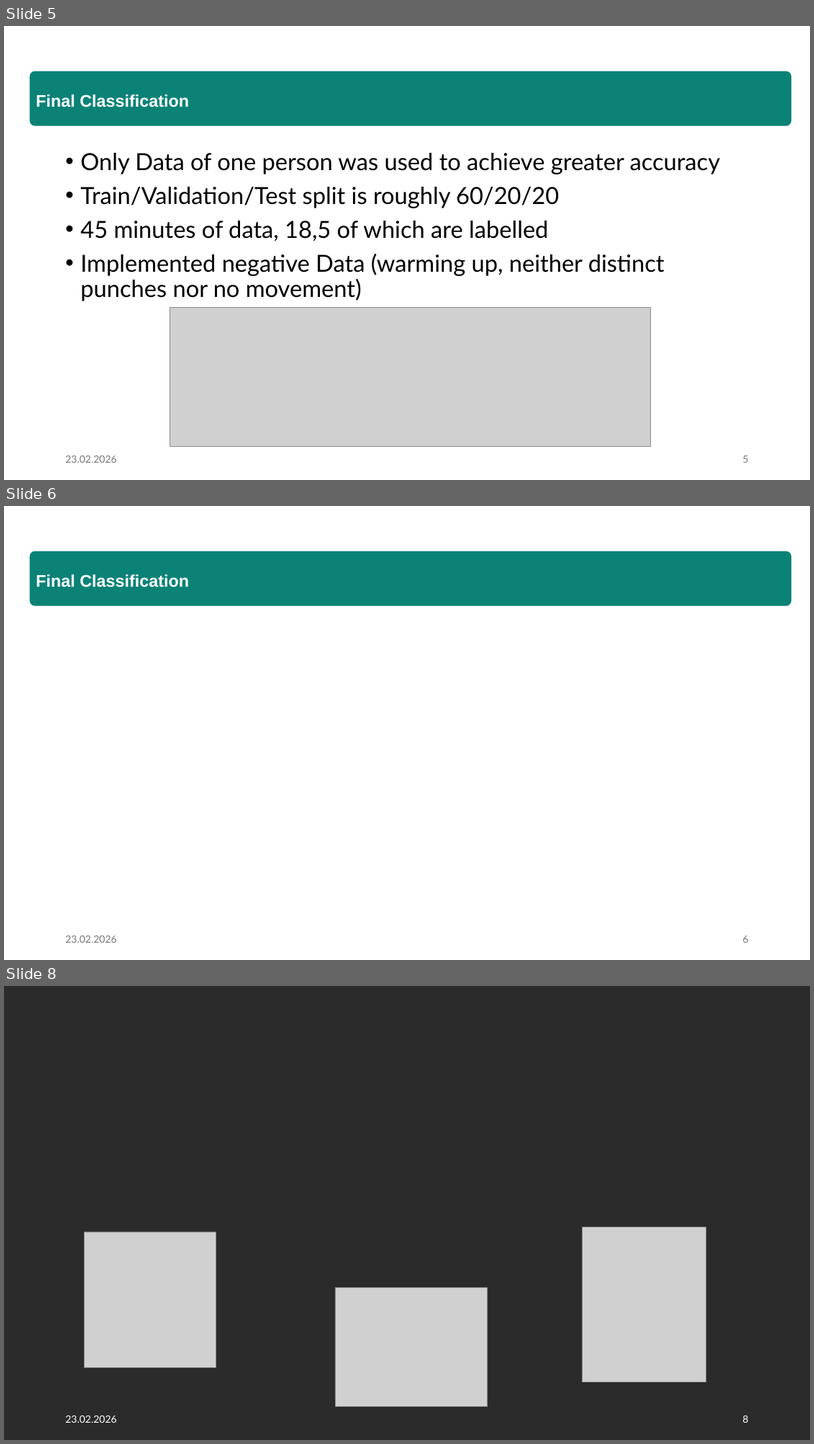
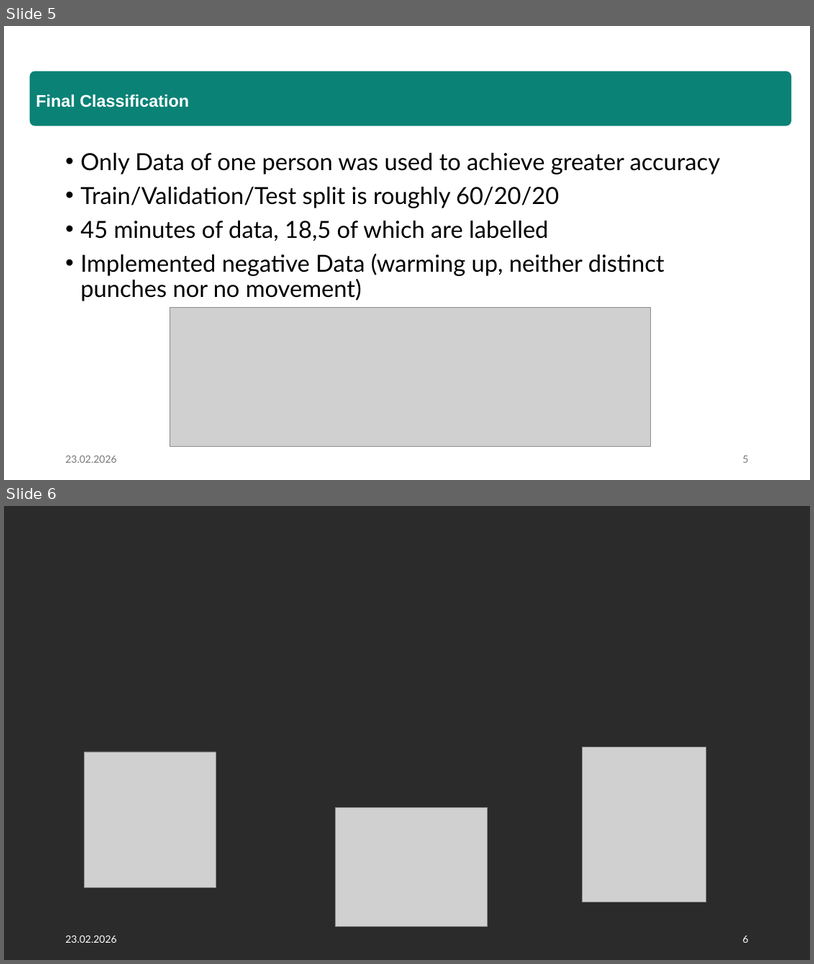
Before and after one commit to e12413440/micropython-hands-on-course, a slide deck: report/Präsentation.pptx. Shown one above the other, each under a label of ours: slides 5, 6 and 8 before the commit, slides 5 and 6 after it; the slides between them are not shown. The pictures are 814x1444 and 814x964 pixels, drawn with LibreOffice and Linux fonts; fonts in the diff are those of the drawing; grey boxes stand for pictures; background and template pictures are left out; a plain dark background stands for a picture behind light text. Boxes give left, top, right and bottom in pixels: in the first picture for what was removed or moved away, otherwise in the second. Text is boxed around its words. In the diff, an @@ line names an element or a change of style, - is before the commit and + after.

```diff
--- a/report/Präsentation.pptx
+++ b/report/Präsentation.pptx
@@ slide 6 removed at bbox=[4, 506, 810, 960], background #FFFFFF @@
@@ rounded rectangle removed at bbox=[29, 551, 792, 606] @@
-Final Classification
@@ text removed at bbox=[65, 935, 116, 942] @@
-23.02.2026
@@ page number removed at bbox=[743, 935, 748, 942] @@
-6
@@ what was slide 8 is now slide 6 @@
@@ page number at bbox=[743, 935, 748, 942]: text changed @@
-8
+6
```
Also in this commit, not shown: 2 slides changed, 1 other slide removed, 1 other file.
